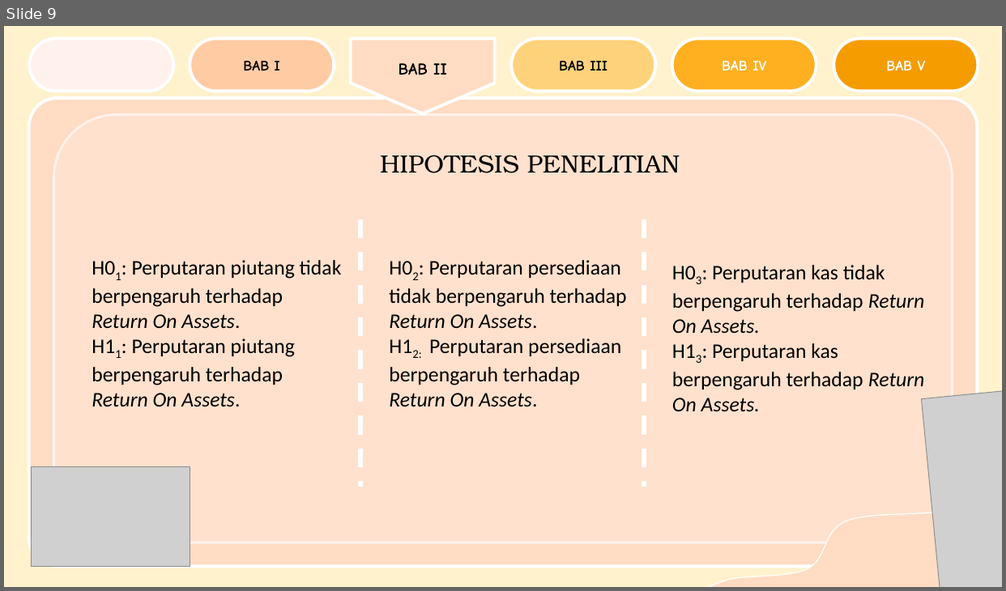
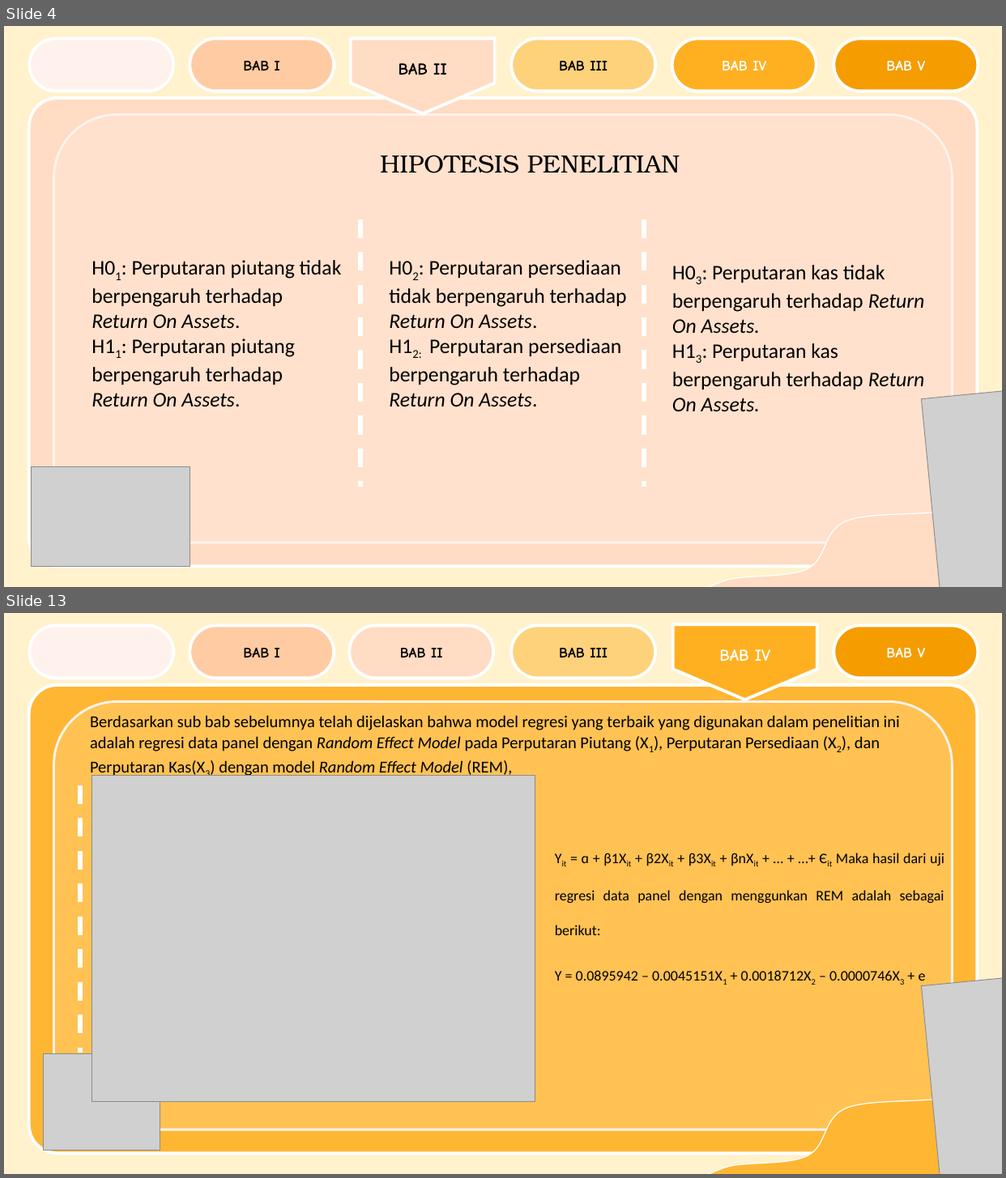
Before and after one commit to milanafsah31/skripsi, a slide deck: PPT SKRIPSI MILANAFSAH DZAHIRA.pptx. Shown one above the other, each under a label of ours: slide 9 before the commit, slides 4 and 13 after it; the slides between them are not shown. The pictures are 1006x591 and 1006x1178 pixels, drawn with LibreOffice and Linux fonts; fonts in the diff are those of the drawing; grey boxes stand for pictures; background and template pictures are left out. Boxes give left, top, right and bottom in pixels: in the first picture for what was removed or moved away, otherwise in the second. Text is boxed around its words. In the diff, an @@ line names an element or a change of style, - is before the commit and + after.

```diff
--- a/PPT SKRIPSI MILANAFSAH DZAHIRA.pptx
+++ b/PPT SKRIPSI MILANAFSAH DZAHIRA.pptx
@@ slide 13 added at (4,613,1002,1174), background #FFF2CC @@
@@ rounded rectangle added at (29,626,174,678), fill #FFF2ED, outline #FFFFFF 3 pt @@
@@ rounded rectangle added at (189,626,334,678), fill #FFCBA3, outline #FFFFFF 3 pt, 14 pt, text #000000, bold @@
+BAB I
@@ rounded rectangle added at (349,626,493,678), fill #FFDCC3, outline #FFFFFF 3 pt, 14 pt, text #000000, bold @@
+BAB II
@@ rounded rectangle added at (512,626,656,678), fill #FED27B, outline #FFFFFF 3 pt, 14 pt, text #000000, bold @@
+BAB III
@@ pentagon arrow added at (673,624,817,700), fill #FFB021, outline #FFFFFF 3 pt, 16 pt, text #FFFFFF, bold @@
+BAB IV
@@ rounded rectangle added at (834,626,978,678), fill #F59C00, outline #FFFFFF 3 pt, 14 pt, text #FFFFFF, bold @@
+BAB V
@@ rounded rectangle added at (28,685,978,1153), fill #FFB633, outline #FFFFFF 3 pt @@
@@ rounded rectangle added at (54,702,953,1131), fill #FFC253, outline #FFF2ED 2.25 pt @@
@@ text added at (90,715,900,777), 16 pt, text #000000 @@
+Berdasarkan sub bab sebelumnya telah dijelaskan bahwa model regresi yang terbaik yang digunakan dalam penelitian ini adalah regresi data panel dengan Random Effect Model pada Perputaran Piutang (X1), Perputaran Persediaan (X2), dan Perputaran Kas(X3) dengan model Random Effect Model (REM),
@@ picture added at (92,776,535,1102) @@
@@ line added from (79, 786) to (79, 1053), #FFFFFF 4.5 pt dashed @@
@@ text added at (555,853,944,986), 14 pt, text #000000 @@
+Yit = ɑ + β1Xit + β2Xit + β3Xit + βnXit + … + …+ Єit Maka hasil dari uji regresi data panel dengan menggunkan REM adalah sebagai berikut:
+Y = 0.0895942 – 0.0045151X1 + 0.0018712X2 – 0.0000746X3 + e
@@ picture added at (922,977,1002,1174) @@
@@ picture added at (44,1054,160,1151) @@
@@ freeform shape added at (691,1053,1002,1174), fill #FFB633, outline #FFFFFF 1 pt @@
@@ what was slide 9 is now slide 4 @@
```
Also in this commit, not shown: 8 slides changed, 13 other slides added, 11 slides removed, 1 other file.
